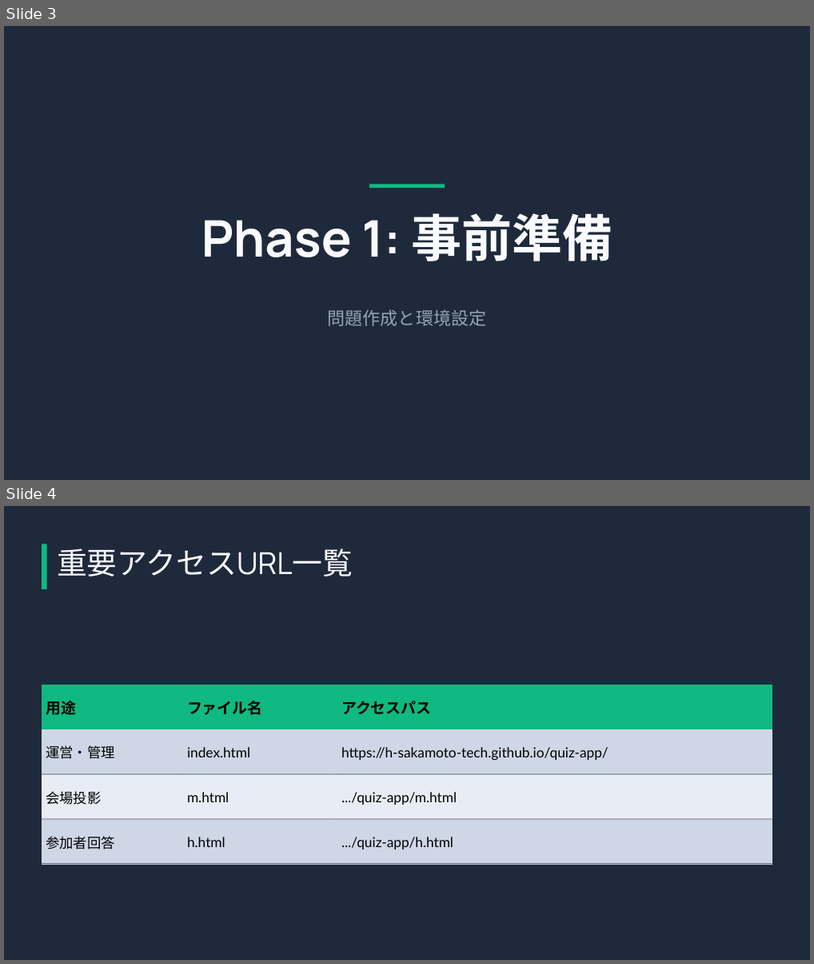
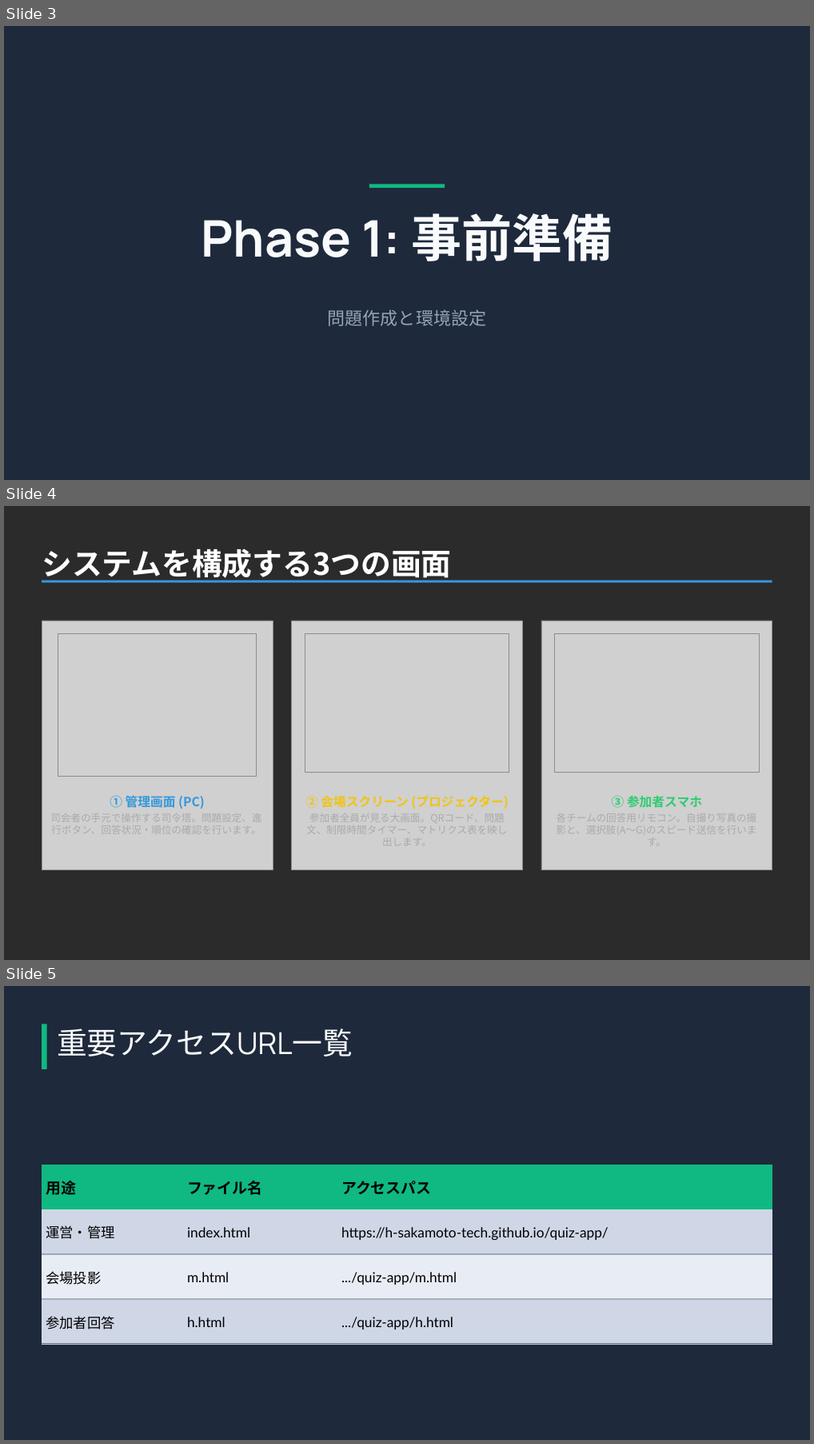
Before and after one commit to h-sakamoto-tech/quiz-app, a slide deck: Manual.pptx. Shown one above the other, each under a label of ours: slides 3 and 4 before the commit, slides 3, 4 and 5 after it. The pictures are 814x964 and 814x1444 pixels, drawn with LibreOffice and Linux fonts; fonts in the diff are those of the drawing; grey boxes stand for pictures; background and template pictures are left out; a plain dark background stands for a picture behind light text. Boxes give left, top, right and bottom in pixels: in the first picture for what was removed or moved away, otherwise in the second. Text is boxed around its words. In the diff, an @@ line names an element or a change of style, - is before the commit and + after.

```diff
--- a/Manual.pptx
+++ b/Manual.pptx
@@ slide 4 added at box(4, 506, 810, 960), background picture (left out) @@
@@ text added at box(42, 549, 452, 583), 36 pt, text #FFFFFF, bold @@
+システムを構成する3つの画面
@@ rectangle added at box(42, 580, 772, 582), fill #3498DB @@
@@ picture added at box(42, 620, 273, 869) @@
@@ picture added at box(292, 620, 523, 869) @@
@@ picture added at box(542, 620, 773, 869) @@
@@ picture added at box(58, 634, 257, 776) @@
@@ picture added at box(306, 634, 510, 772) @@
@@ picture added at box(555, 634, 759, 772) @@
@@ text added at box(110, 793, 205, 810), 15 pt, text #3498DB, bold @@
+① 管理画面 (PC)
@@ text added at box(50, 810, 262, 836), 12 pt, text #AAAAAA @@
+司会者の手元で操作する司令塔。問題設定、進行ボタン、回答状況・順位の確認を行います。
@@ text added at box(306, 795, 509, 808), 15 pt, text #F1C40F, bold @@
+② 会場スクリーン (プロジェクター)
@@ text added at box(306, 810, 507, 848), 12 pt, text #AAAAAA @@
+参加者全員が見る大画面。QRコード、問題文、制限時間タイマー、マトリクス表を映し出します。
@@ text added at box(557, 810, 758, 848), 12 pt, text #AAAAAA @@
+各チームの回答用リモコン。自撮り写真の撮影と、選択肢(A〜G)のスピード送信を行います。
@@ text added at box(612, 795, 702, 808), 15 pt, text #2ECC71, bold @@
+③ 参加者スマホ
@@ what was slide 4 is now slide 5 @@
```
Also in this commit, not shown: 7 other slides added.
